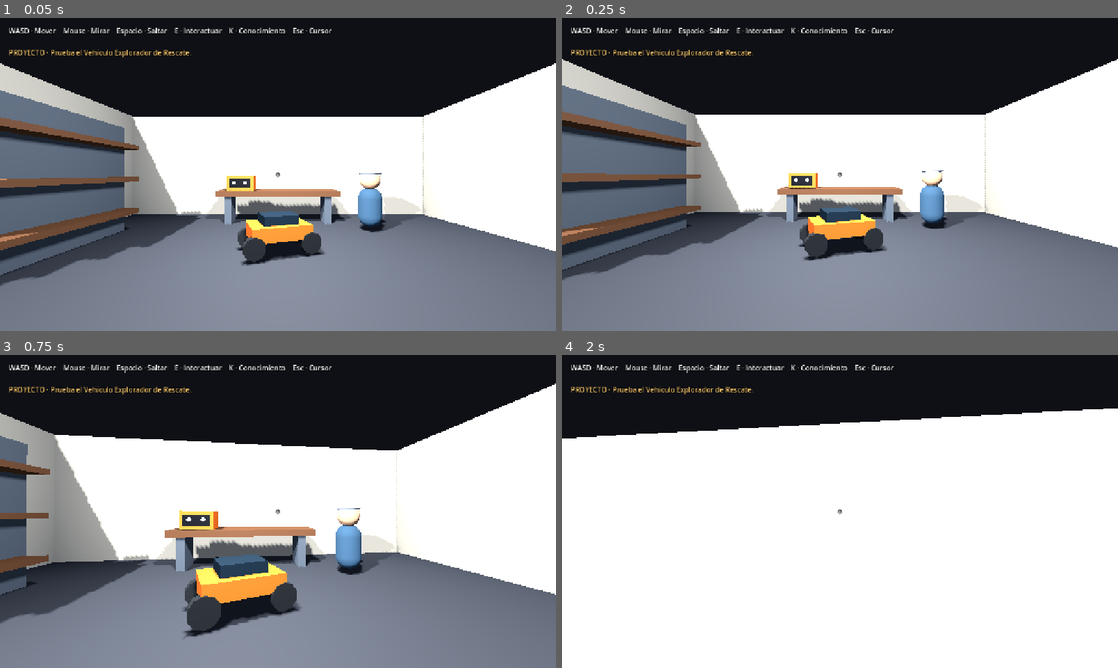
Above: before the commit, frames 1-4 (two rows, left to right).
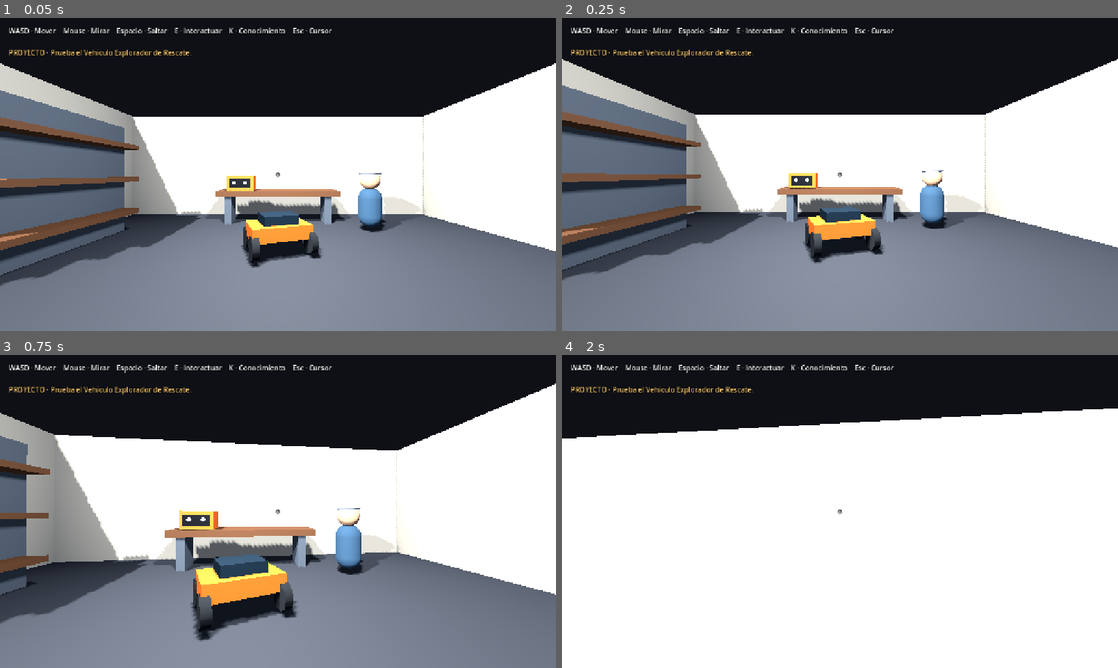
Above: after the commit, the same moments.

Repository: IDozy/starlightlegacy
Game: Godot game, scene res://scenes/main/main.tscn
Same seed, same stepped clock (60 frames per second), same inputs: the game is played once before the commit and once after it.
Inputs (mouse positions are in pixels of both pictures, inside the frame that each line leads up to):
- Up to frame 1 (0.05 s): no input
- Up to frame 2 (0.25 s): no input
- Up to frame 3 (0.75 s): tap Enter at 0.5 s; move the mouse to (305, 511) at 0.52 s; hold W from 0.53 s (still down); tap E at 0.6 s; click (305, 511) at 0.67 s
- Up to frame 4 (2 s): keep holding W; tap Space at 0.77, 1.52 s; move the mouse to (812, 511) at 1.27 s; tap Enter at 1.35 s

The runs differ from the first frame. In frame 1, 0.5% of the frame differs, in the area x 42-59%, y 66-80%; in frame 2, 0.4%; in frame 3, 1.0%, in the area x 32-54%, y 71-92%; in frame 4, nothing differs.

Commit message:
fix: align rescue rover placeholder resources and wheels

Diff:
--- a/systems/gameplay/rescue_rover_project.tscn
+++ b/systems/gameplay/rescue_rover_project.tscn
@@ -57,22 +57,22 @@
 
 [node name="WheelFL" type="MeshInstance3D" parent="."]
 position = Vector3(-0.58, 0.26, -0.36)
-rotation_degrees = Vector3(90, 0, 0)
+rotation_degrees = Vector3(0, 0, 90)
 mesh = SubResource("Mesh_wheel")
 
 [node name="WheelFR" type="MeshInstance3D" parent="."]
 position = Vector3(0.58, 0.26, -0.36)
-rotation_degrees = Vector3(90, 0, 0)
+rotation_degrees = Vector3(0, 0, 90)
 mesh = SubResource("Mesh_wheel")
 
 [node name="WheelRL" type="MeshInstance3D" parent="."]
 position = Vector3(-0.58, 0.26, 0.36)
-rotation_degrees = Vector3(90, 0, 0)
+rotation_degrees = Vector3(0, 0, 90)
 mesh = SubResource("Mesh_wheel")
 
 [node name="WheelRR" type="MeshInstance3D" parent="."]
 position = Vector3(0.58, 0.26, 0.36)
-rotation_degrees = Vector3(90, 0, 0)
+rotation_degrees = Vector3(0, 0, 90)
 mesh = SubResource("Mesh_wheel")
 
 [node name="UpgradeVisual" type="Node3D" parent="."]
Not shown: 1 places in systems/gameplay/rescue_rover_project.tscn that only renumber resources
